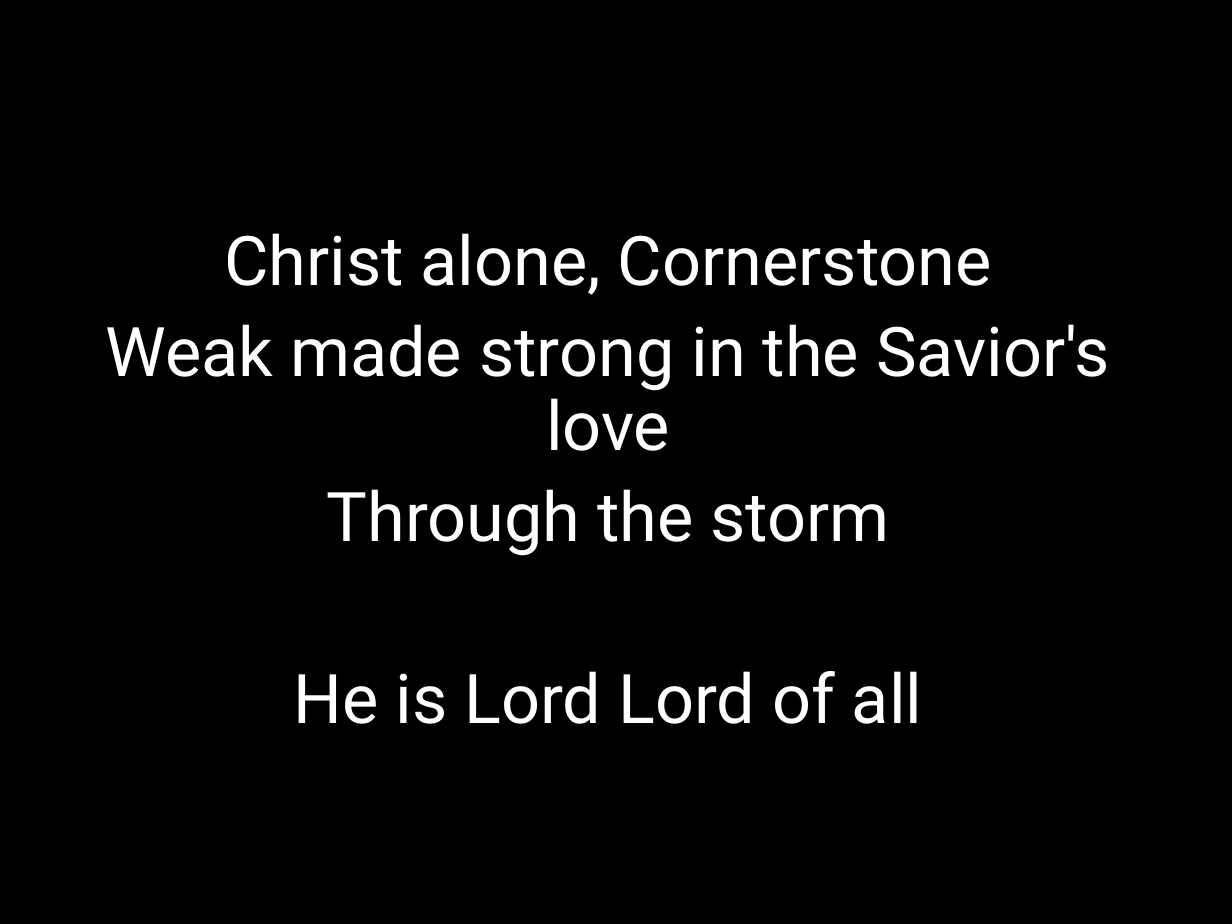
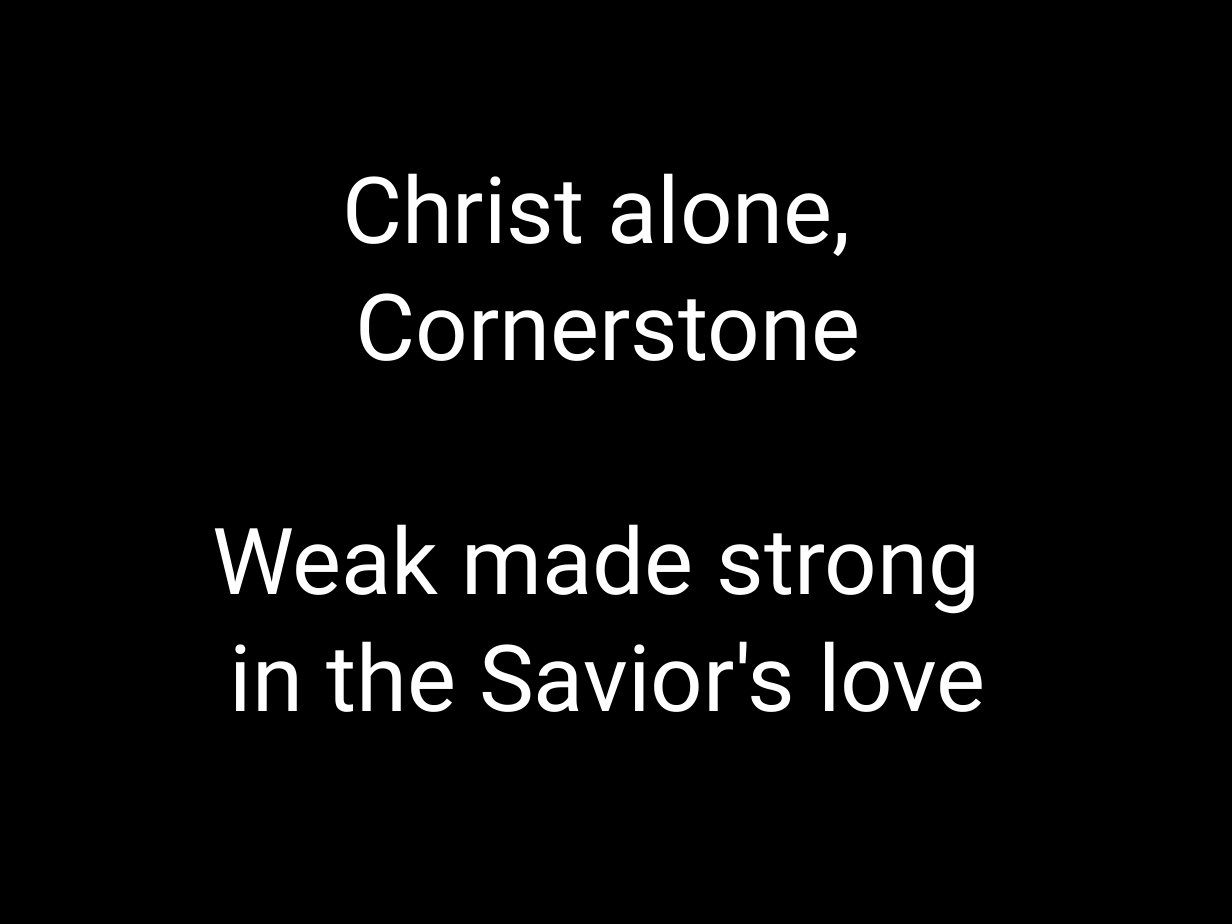
Before and after one commit to kendall412/worship, a slide deck: slide 4 of Cornerstone.pptx (slide 3 before the commit). Drawn at 1232x924 pixels with LibreOffice and Linux fonts; fonts in the diff are those of the drawing. Boxes give left, top, right and bottom in pixels: in the first picture for what was removed or moved away, otherwise in the second. Text is boxed around its words. In the diff, an @@ line names an element or a change of style, - is before the commit and + after.

```diff
--- a/Cornerstone.pptx
+++ b/Cornerstone.pptx
@@ subtitle at [212,173,986,712]: text changed; size 40 to 54 pt @@
-Christ alone, Cornerstone
-Weak made strong in the Savior's love
-Through the storm
-He is Lord Lord of all
+Christ alone,
+Cornerstone
+Weak made strong
+in the Savior's love
```
Also in this commit, not shown: 6 other slides changed, 6 slides added, 11 other files.
